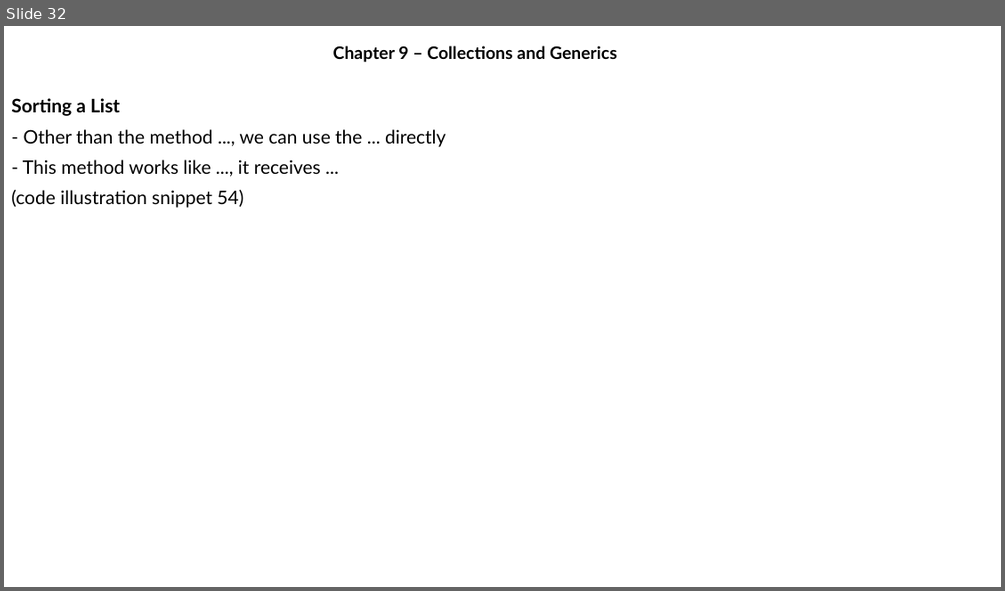
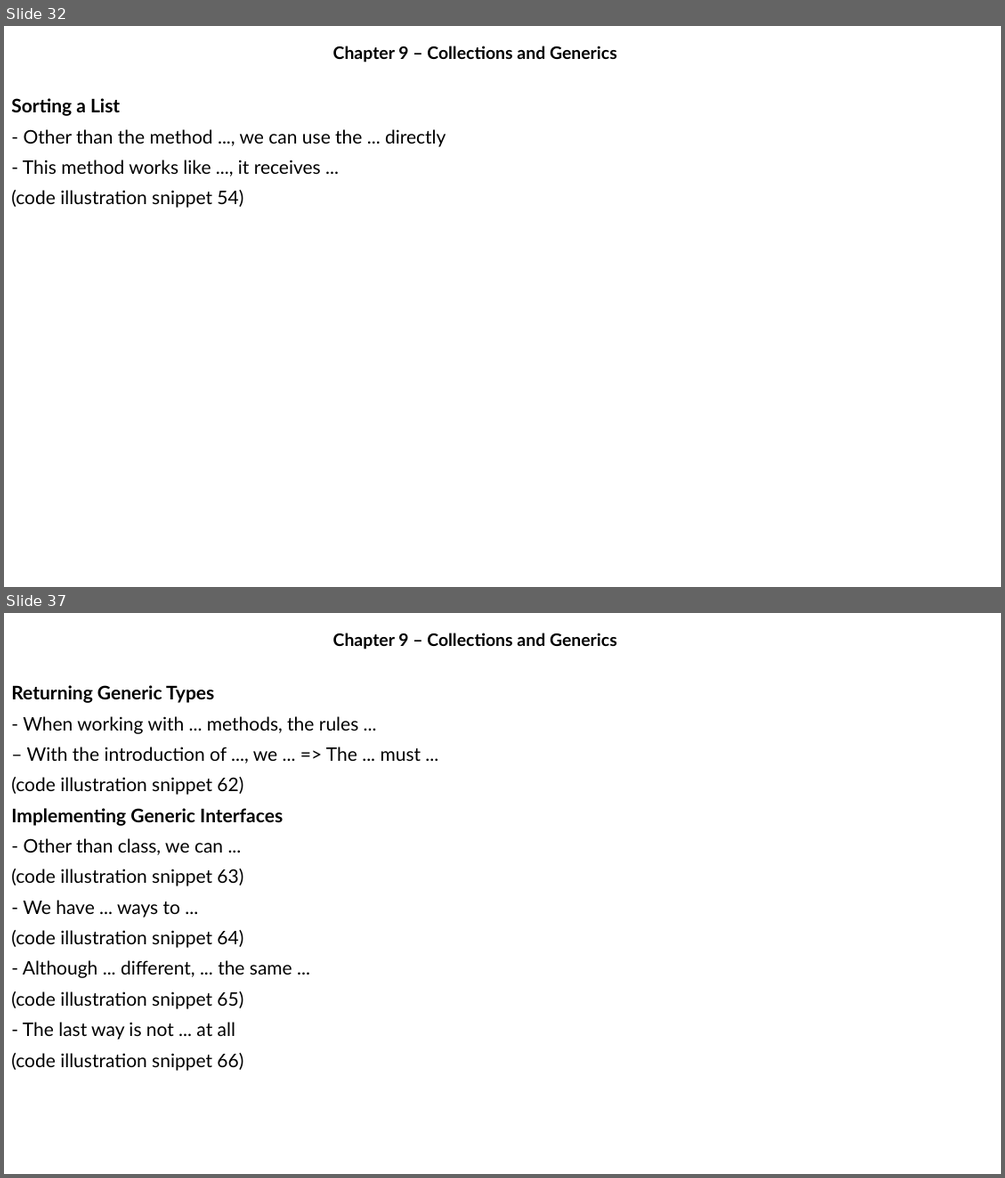
Before and after one commit to MaiDinhVinh/CS-Java, a slide deck: OCP17/old progress/Chapter 9 - Collections and Generics.pptx. Shown one above the other, each under a label of ours: slide 32 before the commit, slides 32 and 37 after it; the slides between them are not shown. The pictures are 1005x591 and 1005x1178 pixels, drawn with LibreOffice and Linux fonts; fonts in the diff are those of the drawing. Boxes give left, top, right and bottom in pixels: in the first picture for what was removed or moved away, otherwise in the second. Text is boxed around its words. In the diff, an @@ line names an element or a change of style, - is before the commit and + after.

```diff
--- a/OCP17/old progress/Chapter 9 - Collections and Generics.pptx
+++ b/OCP17/old progress/Chapter 9 - Collections and Generics.pptx
@@ slide 37 added at [4, 613, 1001, 1174], background #FFFFFF @@
@@ subtitle added at [333, 633, 617, 649], 16.6 pt, text #000000, bold @@
+Chapter 9 – Collections and Generics
@@ text added at [11, 685, 421, 1070], 18 pt, text #000000 @@
+Returning Generic Types
+- When working with ... methods, the rules ...
+– With the introduction of ..., we ... => The ... must ...
+(code illustration snippet 62)
+Implementing Generic Interfaces
+- Other than class, we can ...
+(code illustration snippet 63)
+- We have ... ways to ...
+(code illustration snippet 64)
+- Although ... different, ... the same ...
+(code illustration snippet 65)
+- The last way is not ... at all
+(code illustration snippet 66)
```
Also in this commit, not shown: 9 other slides added.
